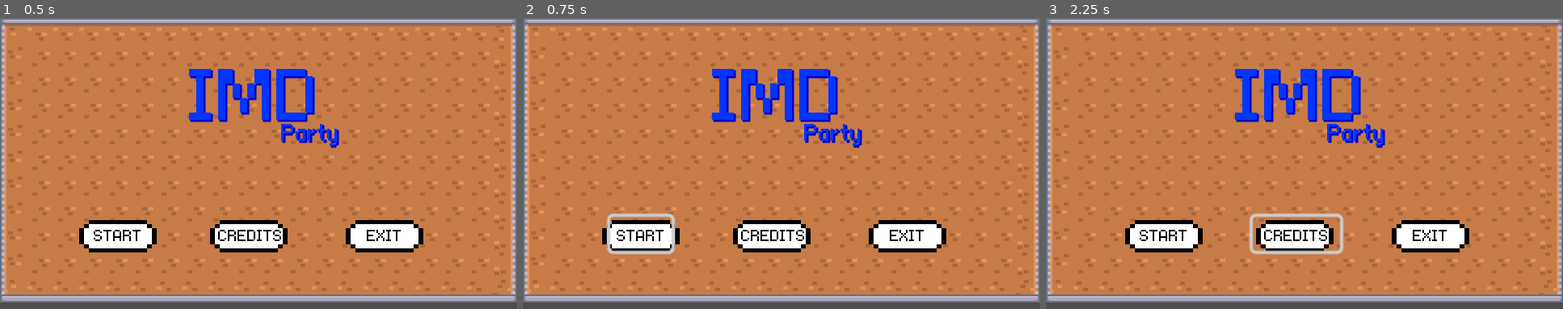
Above: before the commit, frames 1-3 (left to right).
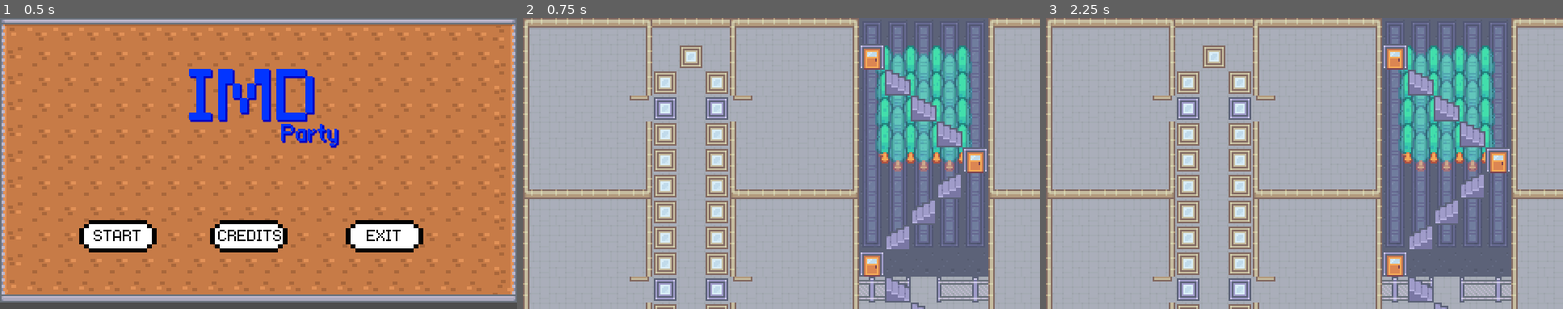
Above: after the commit, the same moments.

Repository: RickFqt/IMD-Party
Game: Godot game, scene res://levels/home_page.tscn
Same seed, same stepped clock (60 frames per second), same inputs: the game is played once before the commit and once after it.
Inputs (mouse positions are in pixels of both pictures, inside the frame that each line leads up to):
- Up to frame 1 (0.5 s): no input
- Up to frame 2 (0.75 s): click "START" at 0.5 s
- Up to frame 3 (2.25 s): click (1164, 233) at 1.25 s, where only the run before the commit has a clickable "START"; click (1294, 233) at 2 s, where only the run before the commit has a clickable "CREDITS"

Frame 1 is identical in both runs. In frame 2, 98% of the frame differs, in the area x 0-100%, y 0-100%; in frame 3, 98%.

Commit message:
moved files to script

Diff:
--- a/levels/HUD.tscn
+++ b/levels/HUD.tscn
@@ -1,6 +1,6 @@
 [gd_scene load_steps=4 format=3 uid="uid://brk5oblqbj4m4"]
 
-[ext_resource type="Script" path="res://levels/HUD.gd" id="1_a55s4"]
+[ext_resource type="Script" path="res://scripts/HUD.gd" id="1_a55s4"]
 [ext_resource type="FontFile" uid="uid://y3w3pfsp0bab" path="res://assets/at01.ttf" id="2_jcx56"]
 [ext_resource type="Texture2D" uid="uid://dihun7xhqgrj7" path="res://assets/button.png" id="3_gh7du"]
 
--- a/levels/home_page.tscn
+++ b/levels/home_page.tscn
@@ -1,7 +1,7 @@
 [gd_scene load_steps=6 format=3 uid="uid://drgjpk78y05t8"]
 
-[ext_resource type="Script" path="res://levels/home_page.gd" id="1_cobcs"]
 [ext_resource type="Texture2D" uid="uid://c3vdt3eny2hmh" path="res://assets/Kenney-Urban-Pack/Tilemap/tilemap.png" id="1_ke2y2"]
+[ext_resource type="Script" path="res://scripts/home_page.gd" id="1_y4hvj"]
 [ext_resource type="PackedScene" uid="uid://brk5oblqbj4m4" path="res://levels/HUD.tscn" id="2_o2ekh"]
 
 [sub_resource type="TileSetAtlasSource" id="TileSetAtlasSource_2cot8"]
@@ -170,7 +170,7 @@
 sources/18 = SubResource("TileSetAtlasSource_2cot8")
 
 [node name="home_page" type="Node2D"]
-script = ExtResource("1_cobcs")
+script = ExtResource("1_y4hvj")
 
 [node name="TileMap" type="TileMap" parent="."]
 tile_set = SubResource("TileSet_wsxol")
